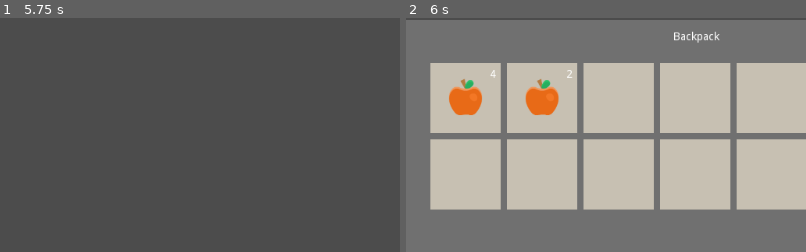
Above: before the commit, frames 1-2 (left to right).
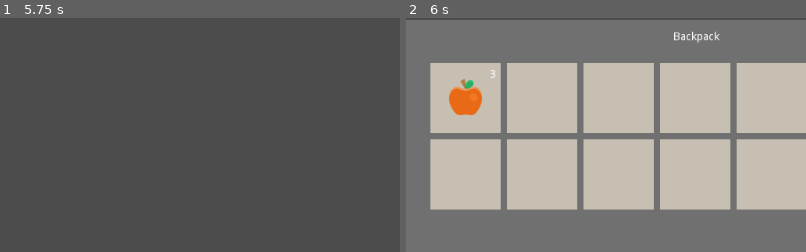
Above: after the commit, the same moments.

Repository: Whimfoome/godot-InventorySystem
Game: Godot game, scene res://World.tscn
Two runs of this game, one before a commit and one after it. Both use one fixed random seed, a clock stepped at 60 frames per second and the inputs below. The engine's default icon, where the game draws it, is replaced by a stand-in: a white triangle on a blue panel in a dark square.
Inputs (mouse positions are % of the whole screen's width and height, from its top left):
- Up to frame 1 (5.75 s): click "Container" at 0.5 s; click (2, 3) at 1.27 s; click "Container" at 2 s; click (2, 3) at 2.77 s; click "Container" at 3.5 s; click (2, 3) at 4.27 s; click "X" at 5 s
- Up to frame 2 (6 s): tap Enter (ui_accept) at 5.75 s; move the mouse to (72, 45) at 5.77 s; click (72, 45) at 5.92 s
The pictures show only the part of the screen within x 14-64%, y 8-58%; the shares and areas given below are measured in that part.

Frame 1 is identical in both runs. In frame 2, 1.0% of the frame differs, in the area x 21-42%, y 22-42%.

Commit message:
Added 'Drag And Drop' and basic ToolTip

Diff:
--- a/Inventory/InventoryComponent.gd
+++ b/Inventory/InventoryComponent.gd
@@ -74,7 +74,7 @@
 		return false
 
 
-func add_to_stack(struct: IItem, amount:int, index:int):
+func add_to_stack(struct:IItem, amount:int, index:int):
 	var current_amount = inv_slotstack[index]
 	if (current_amount + amount) > inv_slotstruct[index].i_maxstack:
 		inv_slotstack[index] = struct.i_maxstack
@@ -90,7 +90,12 @@
 
 func add_starting_items():
 	for i in start_items.size():
-		var _succ = add_to_inventory(load(start_items[i]).new(), start_items_amount[i])
+		var item = load(start_items[i]).new()
+
+		if item.i_stackable and start_items_amount[i] > item.i_maxstack:
+			add_to_inventory(item, item.i_maxstack)
+		else:
+			add_to_inventory(item, start_items_amount[i])
 
 
 func inv_query(item_name: String, item_amount: int) -> bool:
@@ -112,7 +117,7 @@
 
 func refresh_slot_at_index(index: int):
 	if get_children() != []:
-		get_children()[0].slot_list[index].refresh_slot()
+		get_child(0).slot_list[index].refresh_slot()
 
 
 func toggle_window(player, window_name: String, window_path: String):
--- a/Inventory/Items/IItem.gd
+++ b/Inventory/Items/IItem.gd
@@ -12,7 +12,3 @@
 
 func i_use(_player):
 	print("I was used ", self.i_name)
-
-
-func get_class():
-	return "IItem " + i_name
--- a/Inventory/Items/Item_Apple.gd
+++ b/Inventory/Items/Item_Apple.gd
@@ -4,6 +4,7 @@
 func _init():
 	self.i_name = "Apple"
 	self.i_image = load("res://Inventory/Items/Image_Apple.png")
+	self.i_description = "If you eat me, you will get 10 health"
 	self.i_stackable = true
 	self.i_maxstack = 4
 
--- a/Inventory/Items/Item_Mushroom.gd
+++ b/Inventory/Items/Item_Mushroom.gd
@@ -4,6 +4,7 @@
 func _init():
 	self.i_name = "Mushroom"
 	self.i_image = load("res://Inventory/Items/Image_Mushroom.png")
+	self.i_description = "If you eat me, you will lose 10 health"
 	self.i_stackable = false
 
 
--- /dev/null
+++ b/Inventory/Other/ItemSlotDragDrop.gd
@@ -0,0 +1,62 @@
+extends ColorRect
+# !!! Crashes if you close the Inventory Window while Dragging !!!
+# Uses Drag And Drop Built-In Function
+#
+# Implemented Tooltip here (Built-In Function)
+# to work 'hint_tooltip' (in Hint property) should not be empty
+#
+# Ctrl Click the functions for more information
+
+
+onready var slot = get_parent()
+
+
+func get_drag_data(_pos):
+	if slot.item_struct != null:
+		var preview = TextureRect.new()
+		preview.texture = slot.item_struct.i_image
+		preview.expand = true
+		preview.rect_size = Vector2(80, 80)
+		set_drag_preview(preview)
+		return slot
+	else:
+		return null
+
+
+func can_drop_data(_pos, data):
+	if data.item_struct is IItem:
+		return true
+	else:
+		return false
+
+
+func drop_data(_pos, data):
+	if slot.item_struct != null:
+		if not slot.item_struct.i_stackable or not data.item_struct.i_stackable:
+			slot.inventory_comp.inv_slotstack[slot.slot_index] = data.stack_amount
+			data.inventory_comp.inv_slotstack[data.slot_index] = slot.stack_amount
+		else:
+			if data.stack_amount + slot.stack_amount > slot.item_struct.i_maxstack:
+				slot.inventory_comp.inv_slotstack[slot.slot_index] = slot.item_struct.i_maxstack
+			else:
+				slot.inventory_comp.inv_slotstack[slot.slot_index] = slot.stack_amount + data.stack_amount
+
+			(data.inventory_comp.inv_slotstack[data.slot_index] -=
+					slot.inventory_comp.inv_slotstack[slot.slot_index] - slot.stack_amount)
+	else:
+		slot.inventory_comp.inv_slotstack[slot.slot_index] = data.stack_amount
+		data.inventory_comp.inv_slotstack[data.slot_index] = slot.stack_amount
+
+	slot.inventory_comp.inv_slotstruct[slot.slot_index] = data.item_struct
+	data.inventory_comp.inv_slotstruct[data.slot_index] = slot.item_struct
+	slot.refresh_slot()
+	data.refresh_slot()
+
+
+func _make_custom_tooltip(_textt):
+	var label = Label.new()
+	if slot.item_struct != null:
+		label.text = slot.item_struct.i_description
+	else:
+		label.text = ""
+	return label
--- a/Inventory/UI/ItemSlot.gd
+++ b/Inventory/UI/ItemSlot.gd
@@ -42,18 +42,16 @@
 func _on_gui_input_signal(event):
 	if event is InputEventMouseButton:
 		# not event.pressed means released
-		if event.button_index == BUTTON_LEFT and not event.pressed:
-			pass
-		elif event.button_index == BUTTON_RIGHT and not event.pressed:
+		if event.button_index == BUTTON_RIGHT and not event.pressed:
 			if inventory_comp.inv_slotstruct[slot_index] != null:
 				var interactor_inventory_comp = inventory_comp.interactor.get_node("InventoryComponent")
 
 				if inventory_comp == interactor_inventory_comp:
 					inventory_comp.use_item_at_slot(slot_index)
+				# If right clicking item from a Container, don't use it, but add it
 				elif interactor_inventory_comp.add_to_inventory(item_struct, stack_amount):
 					inventory_comp.inv_slotstruct[slot_index] = null
 					inventory_comp.inv_slotstack[slot_index] = 0
-					print("hellooooo")
 					refresh_slot()
 			else:
 				refresh_slot()
--- a/Inventory/UI/ItemSlot.tscn
+++ b/Inventory/UI/ItemSlot.tscn
@@ -1,7 +1,8 @@
-[gd_scene load_steps=3 format=2]
+[gd_scene load_steps=4 format=2]
 
 [ext_resource path="res://icon.png" type="Texture" id=1]
 [ext_resource path="res://Inventory/UI/ItemSlot.gd" type="Script" id=2]
+[ext_resource path="res://Inventory/Other/ItemSlotDragDrop.gd" type="Script" id=3]
 
 [node name="ItemSlot" type="MarginContainer"]
 margin_right = 85.0
@@ -16,7 +17,9 @@
 margin_right = 90.0
 margin_bottom = 90.0
 rect_min_size = Vector2( 90, 90 )
+hint_tooltip = "Tooltip"
 color = Color( 0.93, 0.89, 0.81, 0.7 )
+script = ExtResource( 3 )
 
 [node name="Overlay" type="Control" parent="Background"]
 anchor_right = 1.0
--- a/Player.gd
+++ b/Player.gd
@@ -8,6 +8,7 @@
 	if event.is_action_pressed("ui_accept"):
 		$InventoryComponent.toggle_window(self, "InventoryWindow", "res://Inventory/UI/InventoryWindow.tscn")
 
+	# Query test by hitting 'Esc' for Apple
 	if event.is_action_pressed("ui_cancel"):
 		if $InventoryComponent.inv_query("Apple", 2):
 			print("it has 2 apples or more")
--- a/Player.tscn
+++ b/Player.tscn
@@ -11,5 +11,3 @@
 [node name="InventoryComponent" parent="." instance=ExtResource( 1 )]
 inv_name = "Backpack"
 inv_slots = 14
-start_items = [ "res://Inventory/Items/Item_Apple.gd" ]
-start_items_amount = [ 3 ]
